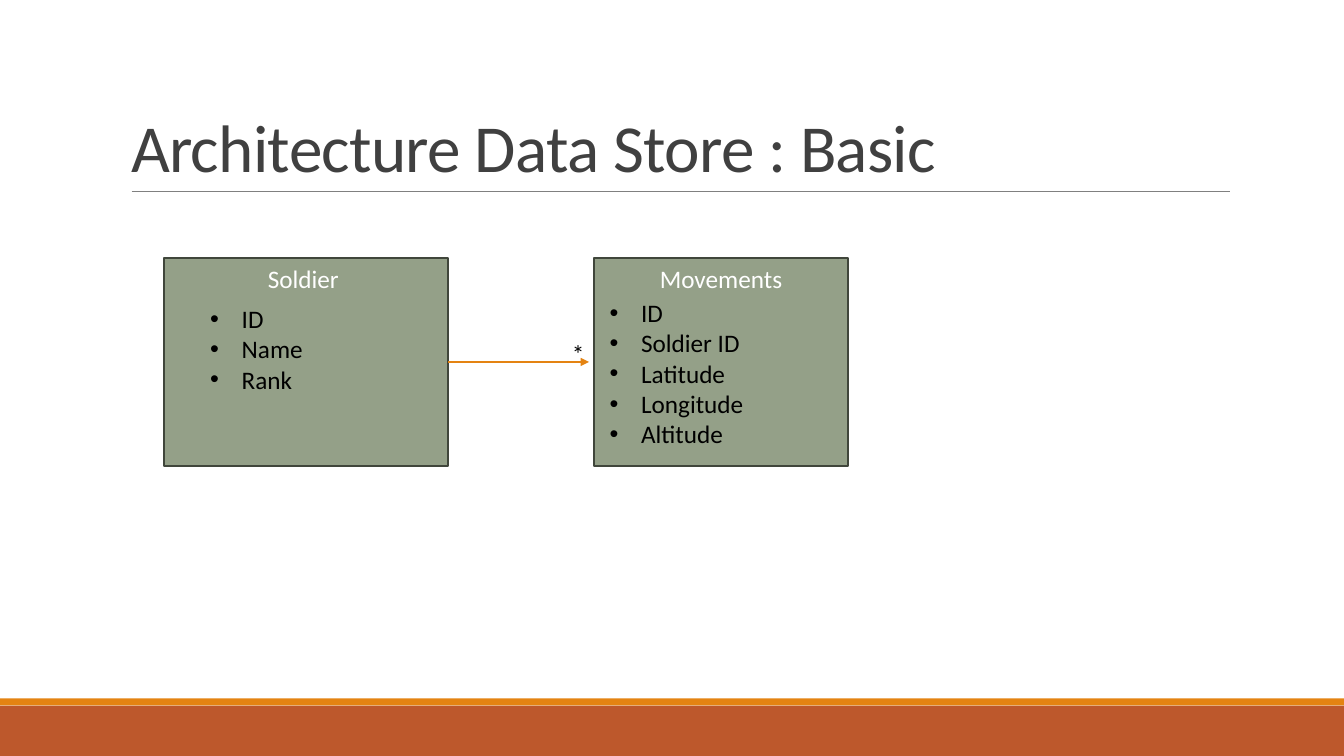
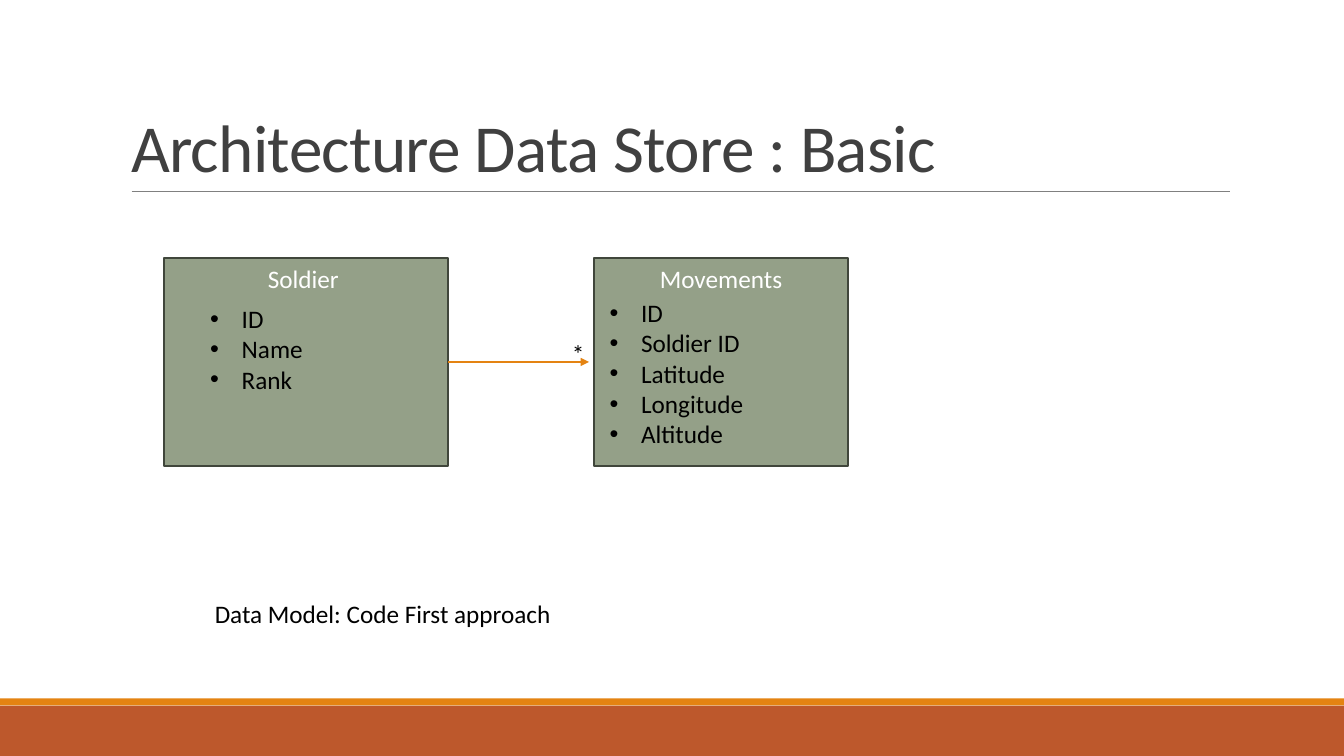
Before and after one commit to vishnut13/codechallenge24, a slide deck: slide 5 of Docs/Code Challenge.pptx. Drawn at 1344x756 pixels with LibreOffice and Linux fonts; fonts in the diff are those of the drawing. Boxes give left, top, right and bottom in pixels: in the first picture for what was removed or moved away, otherwise in the second. Text is boxed around its words. In the diff, an @@ line names an element or a change of style, - is before the commit and + after.

```diff
--- a/Docs/Code Challenge.pptx
+++ b/Docs/Code Challenge.pptx
@@ text added at (215,605,550,627), 18 pt, text #000000 @@
+Data Model: Code First approach
```
Also in this commit, not shown: 1 slide added, 10 other files.
